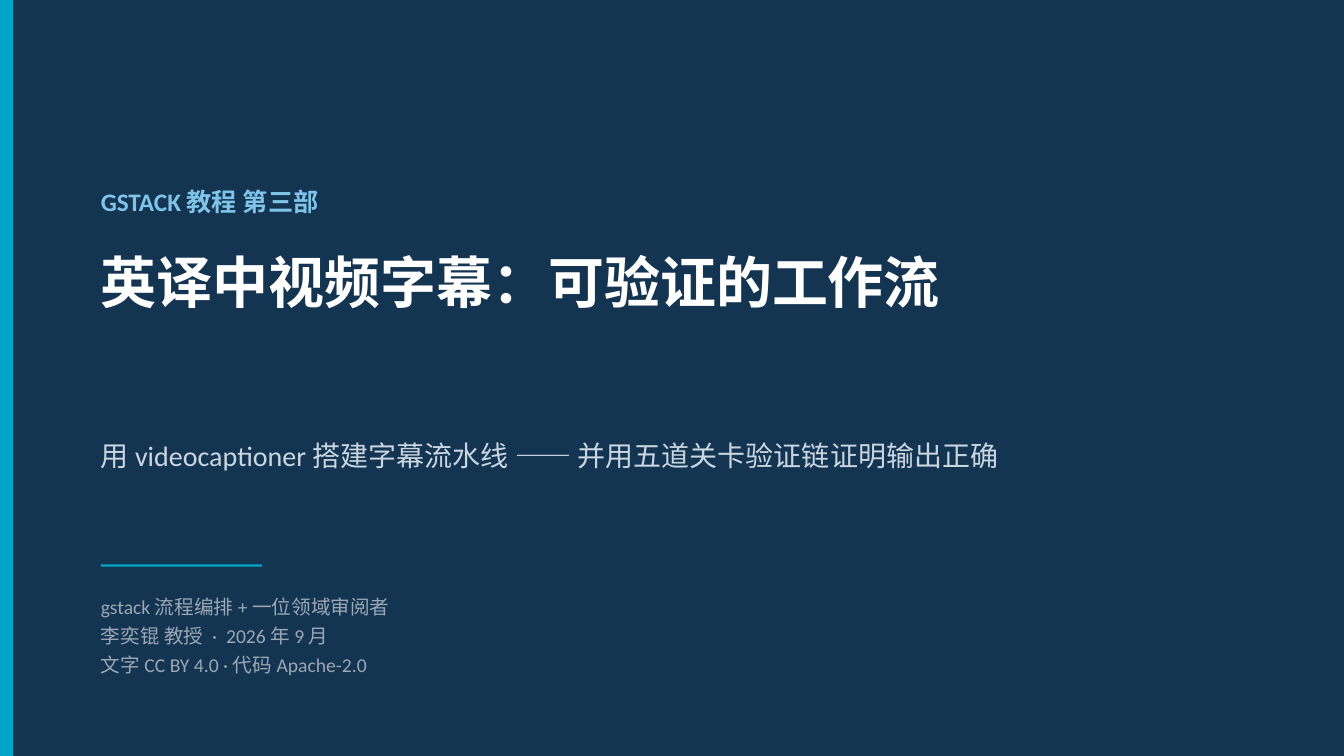
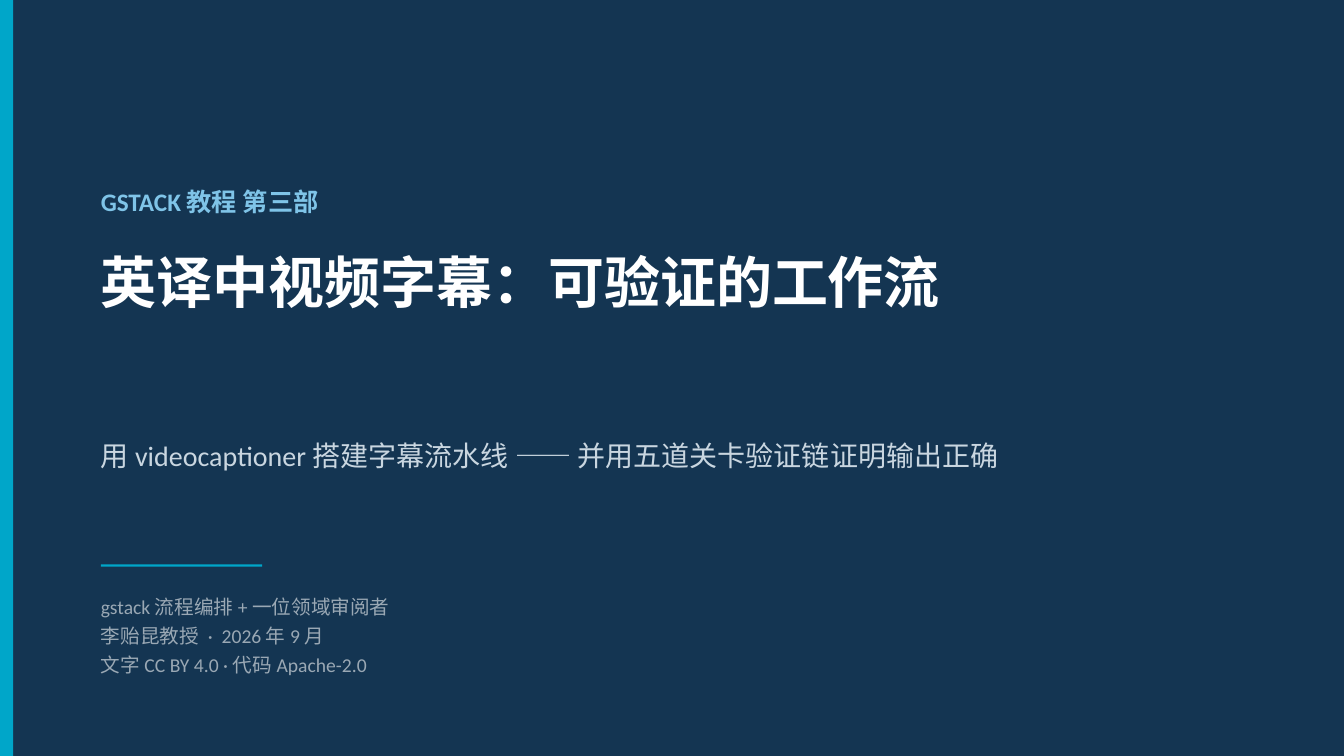
Before and after one commit to mikelix/gstack-tutorial-3, a slide deck: slide 1 of dist/gstack-tutorial-3_ZH.pptx. Drawn at 1344x756 pixels with LibreOffice and Linux fonts; fonts in the diff are those of the drawing. Boxes give left, top, right and bottom in pixels: in the first picture for what was removed or moved away, otherwise in the second. Text is boxed around its words. In the diff, an @@ line names an element or a change of style, - is before the commit and + after.

```diff
--- a/dist/gstack-tutorial-3_ZH.pptx
+++ b/dist/gstack-tutorial-3_ZH.pptx
@@ text at [101,626,324,645]: text changed @@
-李奕锟 教授 · 2026 年 9 月
+李贻昆教授 · 2026 年 9 月
```
Also in this commit, not shown: 5 other files.
